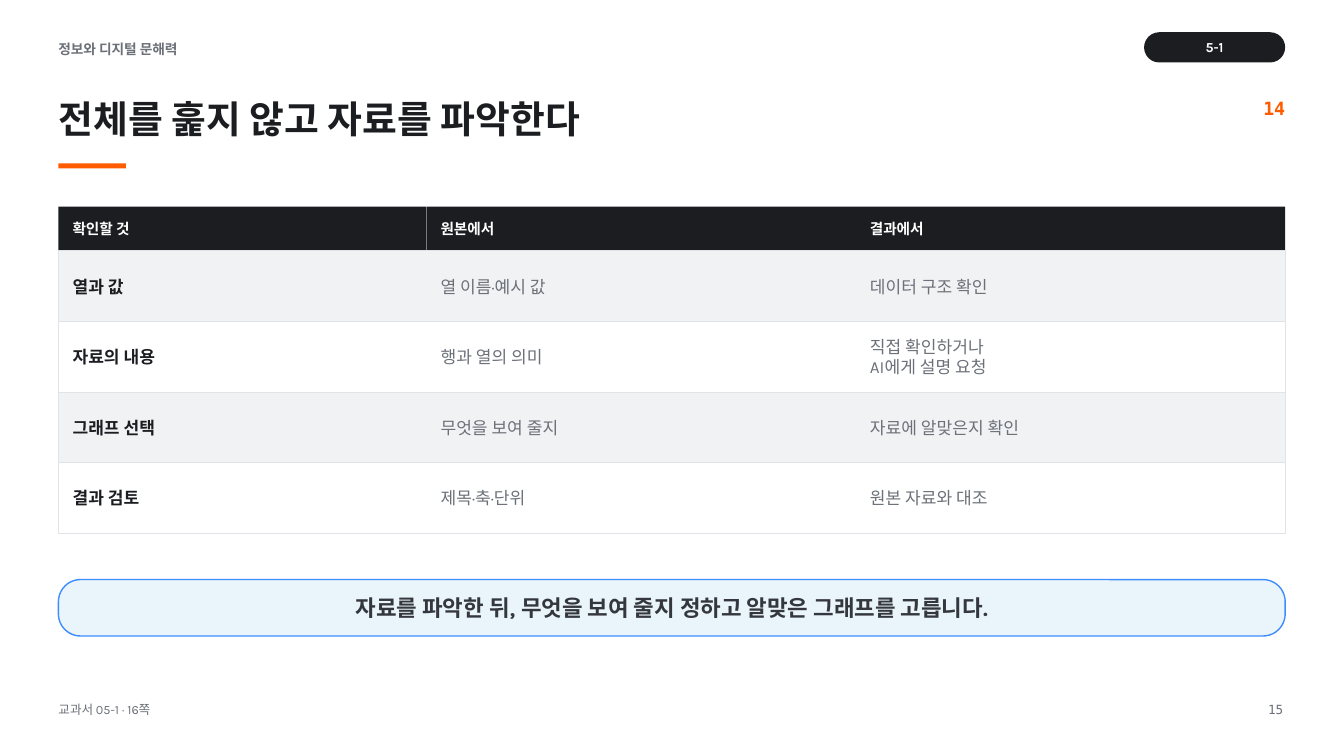
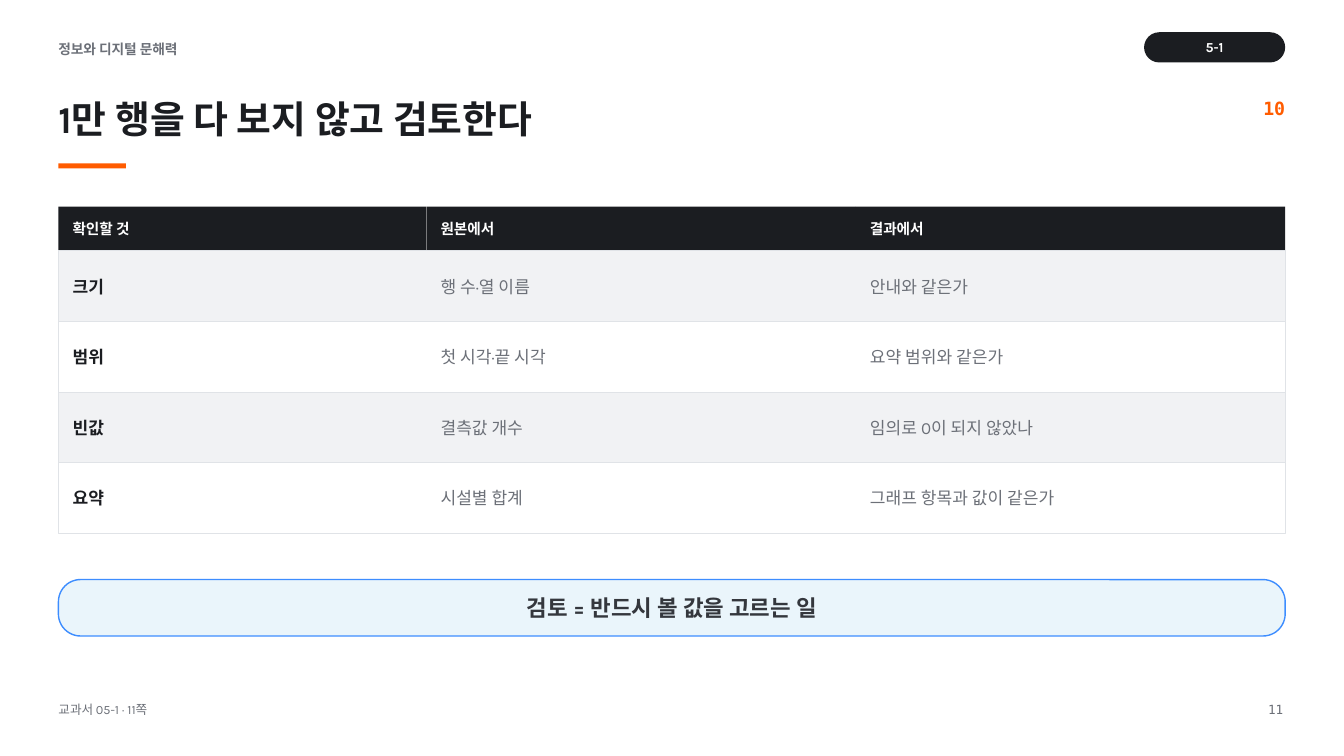
Before and after one commit to cozy819/2026-02__jdh, a slide deck: slide 11 of 05/ppt/05-1_수행평가_1_안내.pptx (slide 15 before the commit). Drawn at 1344x756 pixels with LibreOffice and Linux fonts; fonts in the diff are those of the drawing. Boxes give left, top, right and bottom in pixels: in the first picture for what was removed or moved away, otherwise in the second. Text is boxed around its words. In the diff, an @@ line names an element or a change of style, - is before the commit and + after.

```diff
--- a/05/ppt/05-1_수행평가_1_안내.pptx
+++ b/05/ppt/05-1_수행평가_1_안내.pptx
@@ text at (58,101,532,137): text changed @@
-전체를 훑지 않고 자료를 파악한다
+1만 행을 다 보지 않고 검토한다
@@ text at (1263,101,1285,116): text changed @@
-14
+10
@@ text at (73,278,104,295): text changed @@
-열과 값
+크기
@@ text at (441,279,529,294): text changed @@
-열 이름·예시 값
+행 수·열 이름
@@ text at (870,279,968,295): text changed @@
-데이터 구조 확인
+안내와 같은가
@@ text at (73,348,104,365): text changed @@
-자료의 내용
+범위
@@ text at (441,349,545,365): text changed @@
-행과 열의 의미
+첫 시각·끝 시각
@@ text at (870,349,1003,365): text changed @@
-직접 확인하거나
-AI에게 설명 요청
+요약 범위와 같은가
@@ text at (73,419,104,436): text changed @@
-그래프 선택
+빈값
@@ text at (441,420,523,436): text changed @@
-무엇을 보여 줄지
+결측값 개수
@@ text at (870,420,1033,436): text changed @@
-자료에 알맞은지 확인
+임의로 0이 되지 않았나
@@ text at (73,489,104,506): text changed @@
-결과 검토
+요약
@@ text at (441,490,523,506): text changed @@
-제목·축·단위
+시설별 합계
@@ text at (870,490,1054,506): text changed @@
-원본 자료와 대조
+그래프 항목과 값이 같은가
@@ text at (527,597,817,618): text changed @@
-자료를 파악한 뒤, 무엇을 보여 줄지 정하고 알맞은 그래프를 고릅니다.
+검토 = 반드시 볼 값을 고르는 일
@@ text at (58,703,147,715): text changed @@
-교과서 05-1 · 16쪽
+교과서 05-1 · 11쪽
@@ text at (1268,705,1283,714): text changed @@
-15
+11
```
Also in this commit, not shown: 7 other slides changed, 6 slides added, 8 slides removed, 31 other files.
